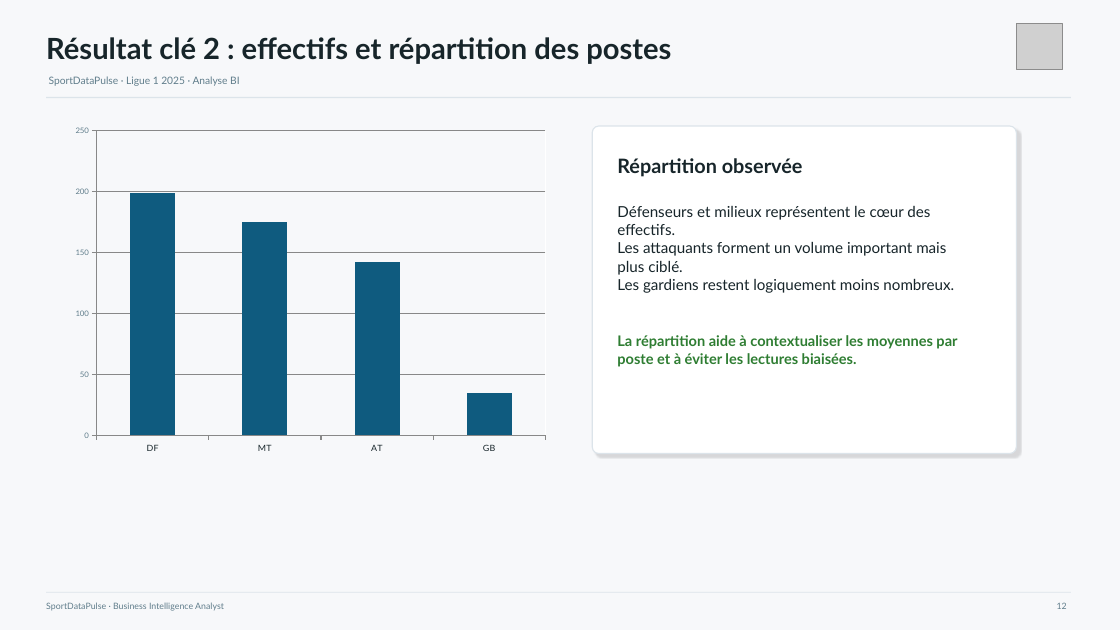
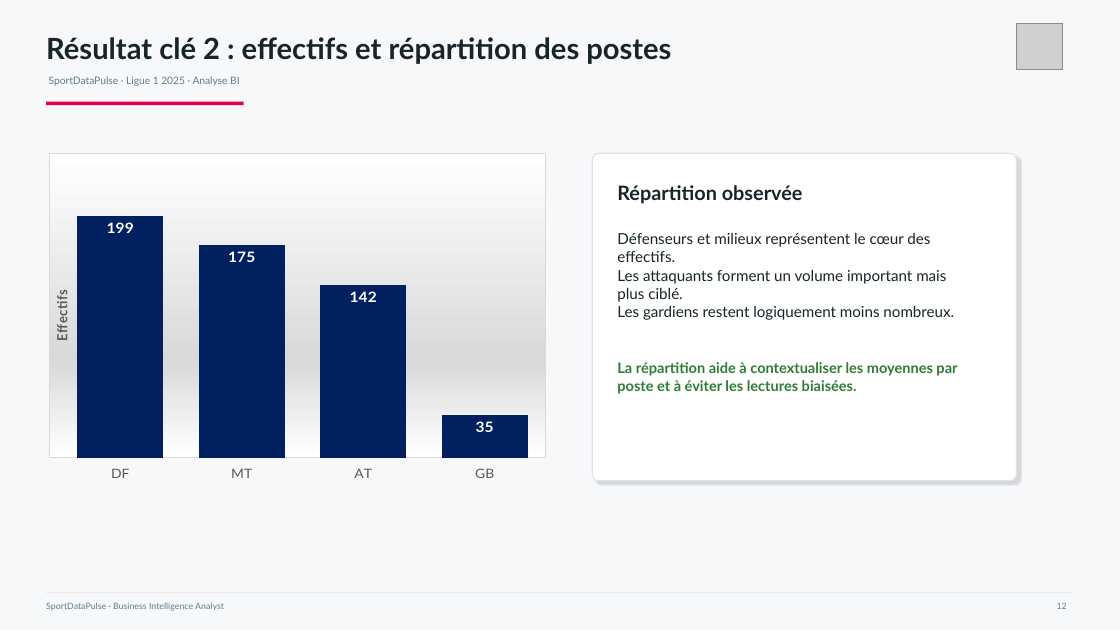
Before and after one commit to steve57000/projet-ligue1, a slide deck: slide 12 of livrables/Presentation_P5_SportDataPulse.pptx. Drawn at 1120x630 pixels with LibreOffice and Linux fonts; fonts in the diff are those of the drawing; grey boxes stand for pictures. Boxes give left, top, right and bottom in pixels: in the first picture for what was removed or moved away, otherwise in the second. Text is boxed around its words. In the diff, an @@ line names an element or a change of style, - is before the commit and + after.

```diff
--- a/livrables/Presentation_P5_SportDataPulse.pptx
+++ b/livrables/Presentation_P5_SportDataPulse.pptx
@@ line removed from (46, 97) to (1071, 97) @@
@@ line added from (46, 103) to (244, 103), #E20044 3 pt @@
@@ column chart at [49, 153, 546, 481] @@
@@ colour of Series 1 #0F5B7F to #002060 @@
@@ data labels of Series 1 added @@
@@ category axis changed @@
@@ value axis changed @@
@@ bar spacing changed @@
@@ background changed @@
@@ border changed @@
@@ plot area changed @@
@@ column chart: place and size @@
-column chart at [76, 126, 546, 454]
+column chart at [49, 153, 546, 481]
@@ 3 texts, 1 rounded rectangle: place and size @@
-3 texts, 1 rounded rectangle at [592, 126, 1017, 454]
+3 texts, 1 rounded rectangle at [592, 153, 1017, 481]
```
Also in this commit, not shown: 14 other slides changed, 2 other files.
